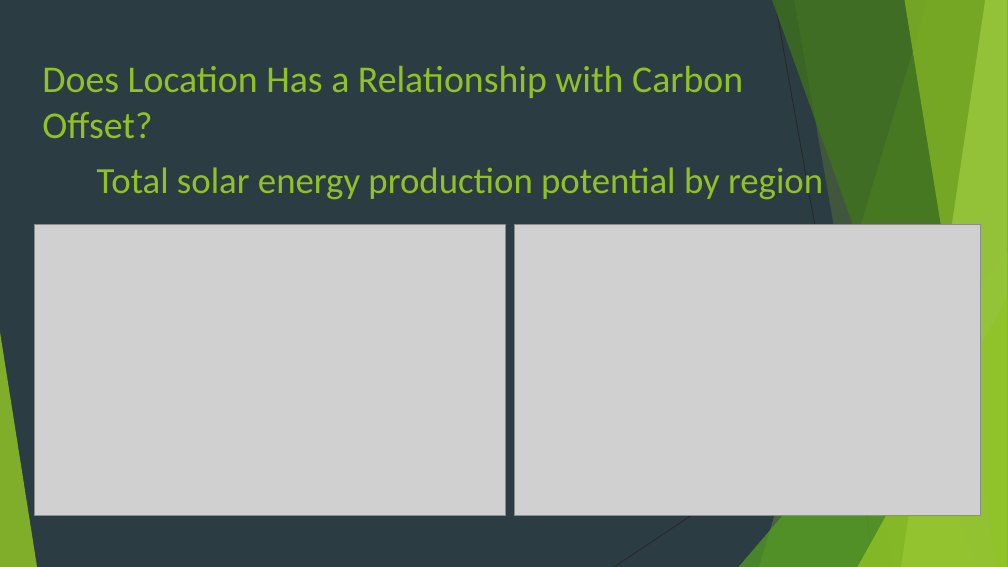
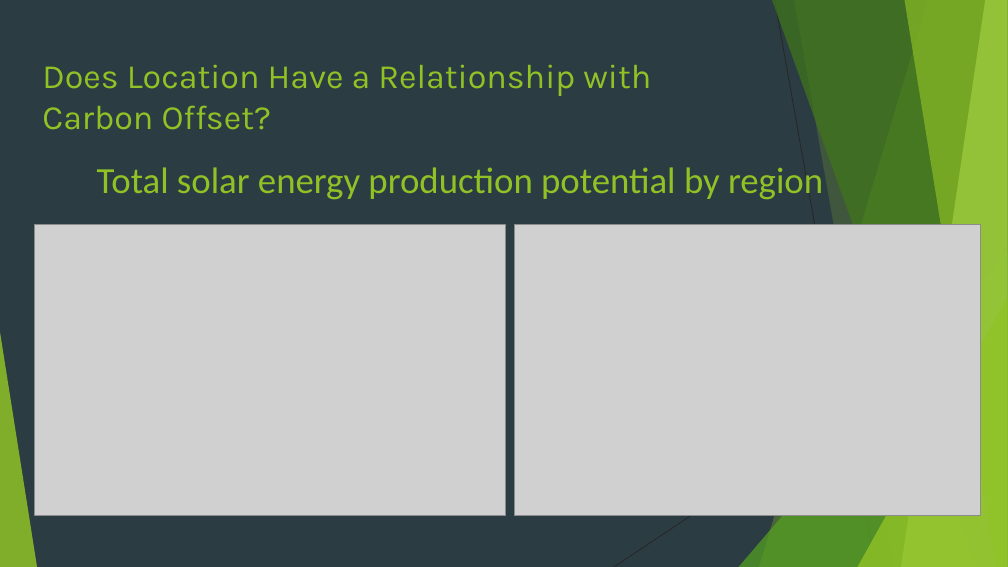
Before and after one commit to breardon7/6101-GroupProjects, a slide deck: slide 17 of 6101 Group Project New Version_Brad_3.20 v2.pptx. Drawn at 1008x567 pixels with LibreOffice and Linux fonts; fonts in the diff are those of the drawing; grey boxes stand for pictures. Boxes give left, top, right and bottom in pixels: in the first picture for what was removed or moved away, otherwise in the second. Text is boxed around its words. In the diff, an @@ line names an element or a change of style, - is before the commit and + after.

```diff
--- a/6101 Group Project New Version_Brad_3.20 v2.pptx
+++ b/6101 Group Project New Version_Brad_3.20 v2.pptx
@@ title at (42, 64, 651, 130): text changed; size 36 to 32.4 pt; font Calibri to Karla @@
-Does Location Has a Relationship with Carbon Offset?
+Does Location Have a Relationship with Carbon Offset?
```
Also in this commit, not shown: 2 other slides changed, 1 slide added, 2 slides removed.
